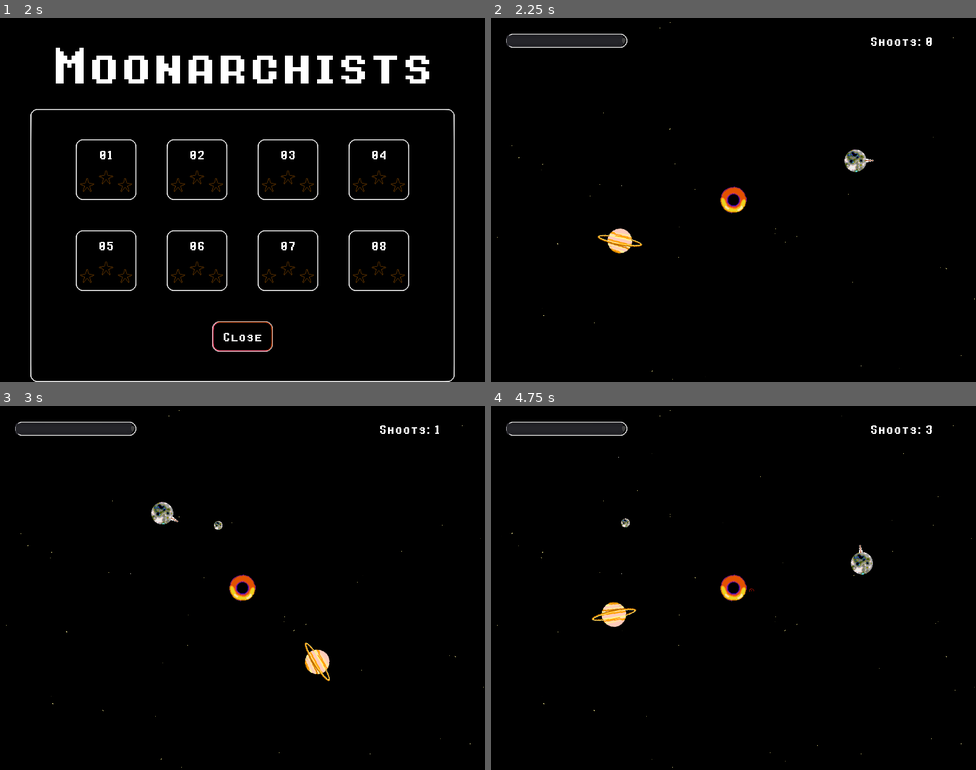
Above: before the commit, frames 1-4 (two rows, left to right).
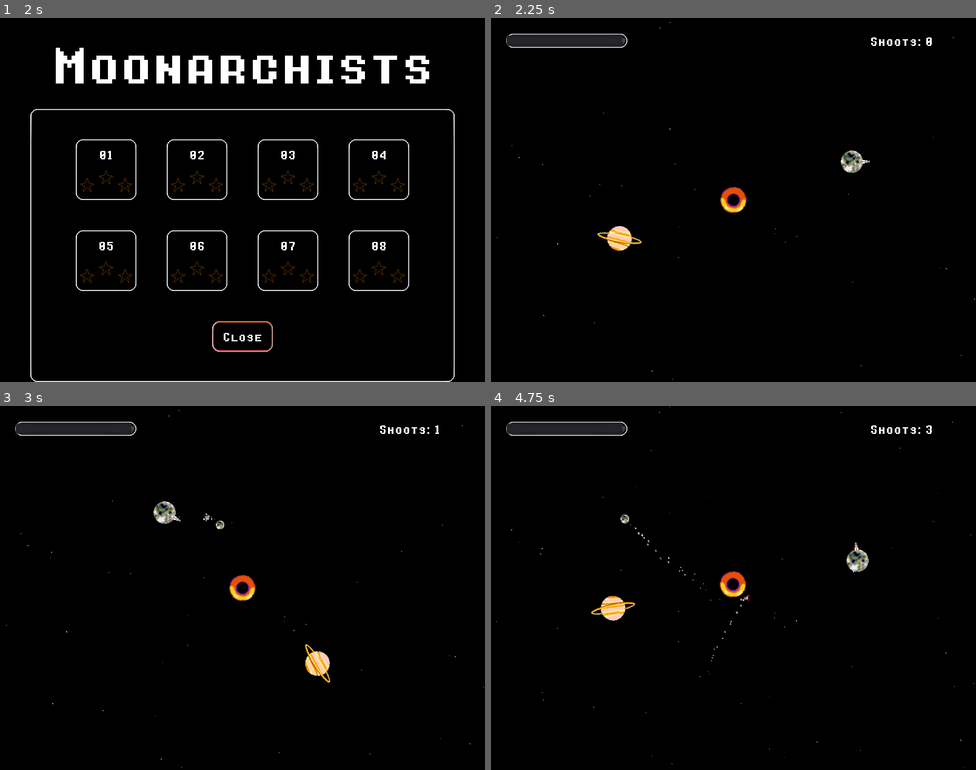
Above: after the commit, the same moments.

Repository: renato-grottesi/moonarchists
Game: Godot game, scene res://Scenes/MainMenu.tscn
Two runs of this game, one before a commit and one after it. Both use one fixed random seed, a clock stepped at 60 frames per second and the inputs below.
Inputs (mouse positions are in pixels of both pictures, inside the frame that each line leads up to):
- Up to frame 1 (2 s): click "Play" at 0.5 s; click "Play" at 1.25 s
- Up to frame 2 (2.25 s): click "01" at 2 s
- Up to frame 3 (3 s): tap Enter at 2.75 s; move the mouse to (349, 569) at 2.77 s; hold Right from 2.78 s (still down); click (349, 569) at 2.92 s
- Up to frame 4 (4.75 s): tap Space at 3.02, 3.77 s; move the mouse to (636, 606) at 3.52 s; release Right at 3.53 s; hold Down 3.53-4.28 s; move the mouse to (782, 507) at 4.27 s; hold Right from 4.28 s (still down)

Frame 1 is identical in both runs. In frame 2, 0.6% of the frame differs, in the area x 21-79%, y 36-65%; in frame 3, 0.5%; in frame 4, 1.1%, in the area x 1-100%, y 0-100%.

Commit message:
screen shake, bullets trails and levels 1-6 ready

Diff:
--- a/Game/Asteroid.gd
+++ b/Game/Asteroid.gd
@@ -2,16 +2,19 @@
 export (float) var speed : float = 1.0
 var explosion_pos = Vector2(0, 0)
 var done = false
+signal damage()
 
 func hit():
-	done = true
-	$Boom.play()
-	explosion_pos = global_position
-	$Sprite.visible = false
-	collision_layer = 0
-	collision_mask = 0
-	$Timer.start()
-	$Explosion.restart()
+	if !done:
+		done = true
+		$Boom.play()
+		explosion_pos = global_position
+		$Sprite.visible = false
+		collision_layer = 0
+		collision_mask = 0
+		$Timer.start()
+		$Explosion.restart()
+		emit_signal("damage")
 	pass
 
 func _on_Timer_timeout():
@@ -21,4 +24,6 @@
 func _process(delta):
 	if done :
 		position = explosion_pos
+	if global_position.length() < 60 :
+		hit()
 	pass
--- a/Game/Asteroid.tscn
+++ b/Game/Asteroid.tscn
@@ -13,6 +13,7 @@
 colors = PoolColorArray( 1, 0, 0, 1, 0.709804, 1, 0, 1 )
 
 [node name="Asteroid" type="StaticBody2D"]
+collision_layer = 0
 script = ExtResource( 1 )
 
 [node name="Shape" type="CollisionShape2D" parent="."]
--- a/Game/Level01.tscn
+++ b/Game/Level01.tscn
@@ -10,11 +10,11 @@
 asteroids_offset = 120
 
 [node name="Moon" parent="." index="4"]
-position = Vector2( 278.275, -2.37842 )
+position = Vector2( 270, 0 )
 impulse0 = Vector2( 0, -500 )
 
 [node name="Saturn" parent="Bodies" index="0" instance=ExtResource( 2 )]
-position = Vector2( -259.188, 5.71323 )
+position = Vector2( -260, 0 )
 impulse0 = Vector2( 0, 500 )
 texture = ExtResource( 4 )
 
--- a/Game/Level02.tscn
+++ b/Game/Level02.tscn
@@ -10,17 +10,17 @@
 next_level = 3
 
 [node name="Moon" parent="." index="4"]
-position = Vector2( -7.55096, 245.407 )
+position = Vector2( 0, 260 )
 impulse0 = Vector2( 400, -100 )
 
 [node name="Terra" parent="Bodies" index="0" instance=ExtResource( 2 )]
-position = Vector2( -218.346, -169.997 )
-impulse0 = Vector2( 0, 500 )
+position = Vector2( -150, -150 )
+impulse0 = Vector2( -250, 500 )
 texture = ExtResource( 4 )
 asteroids_count = 1
 
 [node name="Mars" parent="Bodies" index="1" instance=ExtResource( 2 )]
-position = Vector2( 9.95728, -133.136 )
-impulse0 = Vector2( -500, -100 )
+position = Vector2( 200, -200 )
+impulse0 = Vector2( -500, -500 )
 texture = ExtResource( 5 )
 asteroids_count = 2
--- a/Game/Level03.tscn
+++ b/Game/Level03.tscn
@@ -11,22 +11,22 @@
 next_level = 4
 
 [node name="Moon" parent="." index="4"]
-position = Vector2( 351.121, 9.43872 )
+position = Vector2( 350, 0 )
 impulse0 = Vector2( 200, -600 )
 
 [node name="Terra" parent="Bodies" index="0" instance=ExtResource( 2 )]
-position = Vector2( -218.346, -169.997 )
-impulse0 = Vector2( 0, 500 )
+position = Vector2( -240, -200 )
+impulse0 = Vector2( -200, 500 )
 texture = ExtResource( 4 )
 asteroids_count = 1
 
 [node name="Mars" parent="Bodies" index="1" instance=ExtResource( 2 )]
-position = Vector2( 9.95728, -133.136 )
+position = Vector2( 0, -200 )
 impulse0 = Vector2( -500, -100 )
 texture = ExtResource( 5 )
 asteroids_count = 2
 
 [node name="Efisto" parent="Bodies" index="2" instance=ExtResource( 2 )]
-position = Vector2( -467.643, -34.9733 )
+position = Vector2( -470, 0 )
 impulse0 = Vector2( -500, -800 )
 texture = ExtResource( 6 )
--- a/Game/Level04.tscn
+++ b/Game/Level04.tscn
@@ -11,23 +11,23 @@
 next_level = 5
 
 [node name="Moon" parent="." index="4"]
-position = Vector2( 351.121, 9.43872 )
+position = Vector2( 350, 0 )
 impulse0 = Vector2( 200, -600 )
 
 [node name="Moon" parent="Bodies" index="0" instance=ExtResource( 2 )]
-position = Vector2( -218.346, -169.997 )
+position = Vector2( -220, -170 )
 impulse0 = Vector2( 0, 500 )
 texture = ExtResource( 3 )
 friendly = true
 
 [node name="Efisto" parent="Bodies" index="1" instance=ExtResource( 2 )]
-position = Vector2( 9.95728, -133.136 )
+position = Vector2( 0, -180 )
 impulse0 = Vector2( -500, -100 )
 texture = ExtResource( 6 )
 asteroids_count = 2
 
 [node name="Saturn" parent="Bodies" index="2" instance=ExtResource( 2 )]
-position = Vector2( -282.646, 55.8435 )
+position = Vector2( -280, 60 )
 impulse0 = Vector2( -500, -800 )
 texture = ExtResource( 4 )
 
--- a/Game/Level06.tscn
+++ b/Game/Level06.tscn
@@ -1,41 +1,35 @@
-[gd_scene load_steps=6 format=2]
+[gd_scene load_steps=5 format=2]
 
 [ext_resource path="res://Game/Universe.tscn" type="PackedScene" id=1]
 [ext_resource path="res://Game/NeutralMoon.tscn" type="PackedScene" id=2]
 [ext_resource path="res://Sprites/moon.png" type="Texture" id=3]
-[ext_resource path="res://Sprites/saturn.png" type="Texture" id=4]
 [ext_resource path="res://Sprites/efisto.png" type="Texture" id=6]
 
 [node name="Level06" instance=ExtResource( 1 )]
 current_level = 6
 next_level = 7
+asteroids_count = 7
 
 [node name="Moon" parent="." index="4"]
-position = Vector2( 351.121, 9.43872 )
-impulse0 = Vector2( 200, -600 )
+position = Vector2( -150, 0 )
+impulse0 = Vector2( 20, 200 )
 
 [node name="Moon" parent="Bodies" index="0" instance=ExtResource( 2 )]
-position = Vector2( -218.346, -169.997 )
-impulse0 = Vector2( 0, 500 )
+position = Vector2( -350, -350 )
+impulse0 = Vector2( 1000, -250 )
 texture = ExtResource( 3 )
 friendly = true
 
-[node name="Saturn" parent="Bodies" index="1" instance=ExtResource( 2 )]
-position = Vector2( 9.95728, -133.136 )
-impulse0 = Vector2( -500, -100 )
-texture = ExtResource( 4 )
-
-[node name="Efisto" parent="Bodies" index="2" instance=ExtResource( 2 )]
-position = Vector2( -282.646, 55.8435 )
-impulse0 = Vector2( -500, -800 )
+[node name="Efisto" parent="Bodies" index="1" instance=ExtResource( 2 )]
+position = Vector2( -350, 0 )
+impulse0 = Vector2( -300, -900 )
 texture = ExtResource( 6 )
-
-[node name="Opening" parent="HUD" index="3"]
-visible = true
 
 [node name="Label" parent="HUD/Opening" index="0"]
 text = "
-There is another rougue moon
-in this planetary system.
+You are trapped inside
+an asteroids belt!
 
-Be carefull and do not break it!"
+I only see two ways out of here:
+hit yourself to gain speed,
+or slingshot your shoots."
--- a/Game/MassBullet.gd
+++ b/Game/MassBullet.gd
@@ -4,6 +4,7 @@
 var asteroid_texture = preload("res://Sprites/asteroid.png")
 const Asteroid = preload("res://Game/Asteroid.gd")
 export (bool) var is_asteroid : bool = false
+signal damage()
 
 func _ready():
 	if !is_asteroid:
@@ -34,4 +35,5 @@
 	collision_mask = 0
 	$Timer.start()
 	$Explosion.restart()
+	emit_signal("damage")
 	pass
--- a/Game/MassBullet.tscn
+++ b/Game/MassBullet.tscn
@@ -1,9 +1,10 @@
-[gd_scene load_steps=8 format=2]
+[gd_scene load_steps=10 format=2]
 
 [ext_resource path="res://Sprites/moon.png" type="Texture" id=1]
 [ext_resource path="res://Game/MassBullet.gd" type="Script" id=2]
 [ext_resource path="res://Sounds/explosion.wav" type="AudioStream" id=3]
 [ext_resource path="res://Sounds/shoot.wav" type="AudioStream" id=4]
+[ext_resource path="res://Sprites/asteroid.png" type="Texture" id=5]
 
 [sub_resource type="CircleShape2D" id=1]
 
@@ -12,6 +13,9 @@
 
 [sub_resource type="Gradient" id=3]
 colors = PoolColorArray( 1, 0, 0, 1, 1, 0.866667, 0, 1 )
+
+[sub_resource type="Curve" id=4]
+_data = [ Vector2( 0, 0 ), 0.0, 0.0, 0, 0, Vector2( 0.123506, 0.168182 ), 0.0, 0.0, 0, 0, Vector2( 1, 0 ), 0.0, 0.0, 0, 0 ]
 
 [node name="MassBullet" type="RigidBody2D"]
 contacts_reported = 1000
@@ -51,5 +55,28 @@
 
 [node name="ShootSound" type="AudioStreamPlayer" parent="."]
 stream = ExtResource( 4 )
+
+[node name="Trail" type="CPUParticles2D" parent="."]
+amount = 32
+lifetime = 0.5
+preprocess = 10.0
+randomness = 1.0
+local_coords = false
+texture = ExtResource( 5 )
+direction = Vector2( 0, 0 )
+spread = 180.0
+gravity = Vector2( 0, 0 )
+initial_velocity = 50.0
+initial_velocity_random = 1.0
+angular_velocity_random = 1.0
+orbit_velocity_random = 1.0
+linear_accel_random = 1.0
+radial_accel_random = 1.0
+tangential_accel_random = 1.0
+damping = 10.39
+damping_random = 1.0
+angle_random = 0.84
+scale_amount_random = 0.79
+scale_amount_curve = SubResource( 4 )
 [connection signal="body_entered" from="." to="." method="_on_MassBullet_body_entered"]
 [connection signal="timeout" from="Timer" to="." method="_on_Timer_timeout"]
--- a/Game/Moon.gd
+++ b/Game/Moon.gd
@@ -3,6 +3,7 @@
 signal shoot(moon_speed)
 signal destroyed()
 signal heath(health)
+signal damage()
 
 export (Vector2) var impulse0 : Vector2 = Vector2(0, 0)
 
@@ -45,6 +46,7 @@
 	if body is MassBullet:
 		health -= 25;
 		emit_signal("heath", health)
+		emit_signal("damage")
 	else:
 		health = 0;
 	if health < 1:
--- a/Game/NeutralMoon.gd
+++ b/Game/NeutralMoon.gd
@@ -4,6 +4,8 @@
 export (Resource) var texture
 export (bool) var friendly : bool = false
 export (int) var asteroids_count : int = 0
+
+signal damage()
 
 var asteroid_scene = preload("res://Game/Asteroid.tscn")
 const Asteroid = preload("res://Game/Asteroid.gd")
@@ -25,8 +27,12 @@
 		var pos = Vector2( offset*sin(rad), offset*cos(rad))
 		asteroid.position = pos + global_position
 		asteroid.speed = rng.randf_range(0, 2) + 1
+		asteroid.connect("damage", self, "on_asteroid_damage")
 		$Satellites.add_child(asteroid);
 	pass
+
+func on_asteroid_damage():
+	emit_signal("damage")
 
 func _physics_process(delta):
 	for S in $Satellites.get_children():
@@ -36,6 +42,7 @@
 	last_pos = global_position
 
 func _on_NeutralMoon_body_entered(body):
+	emit_signal("damage")
 	if body is Asteroid:
 		body.hit()
 	pass
--- a/Game/Universe.gd
+++ b/Game/Universe.gd
@@ -29,6 +29,8 @@
 		var pos = Vector2( offset*sin(rad), offset*cos(rad))
 		asteroid.position = pos
 		$Asteroids.add_child(asteroid);
+	for B in $Bodies.get_children():
+		B.connect("damage", self, "shake_it")
 	pass
 
 func _process(delta):
@@ -42,6 +44,7 @@
 		if l < 60.0:
 			$ExplosionSound.play()
 			B.queue_free();
+			shake_it()
 			if B.friendly :
 				game_over = true
 				$HUD/Lost.popup()
@@ -50,6 +53,13 @@
 			game_over = true
 			$HUD/Victory/Star1.set_texture(star_texture)
 			$HUD/Victory.popup()
+
+	var shake_amount = 10 * $Camera/Shake.time_left
+	$Camera.set_offset(Vector2( \
+		rand_range(-1.0, 1.0) * shake_amount, \
+		rand_range(-1.0, 1.0) * shake_amount \
+	))
+
 	pass
 
 func _physics_process(delta):
@@ -74,6 +84,7 @@
 		var mass_bullet_instance = mass_bullet_scene.instance();
 		mass_bullet_instance.position = $Moon.position + moon_speed
 		mass_bullet_instance.linear_velocity = moon_speed * 10
+		mass_bullet_instance.connect("damage", self, "shake_it")
 		$Bullets.add_child(mass_bullet_instance);
 		shoots += 1;
 		$HUD/Score.text = "Shoots: " + String(shoots)
@@ -142,3 +153,7 @@
 		Global.level_status[current_level-1] = 5
 	Global.goto_scene(Global.levels[current_level])
 	pass
+
+func shake_it():
+	$Camera/Shake.start()
+	pass
--- a/Game/Universe.tscn
+++ b/Game/Universe.tscn
@@ -49,6 +49,9 @@
 anchor_mode = 0
 current = true
 
+[node name="Shake" type="Timer" parent="Camera"]
+one_shot = true
+
 [node name="Moon" parent="." instance=ExtResource( 10 )]
 
 [node name="CenterOfMass" type="StaticBody2D" parent="."]
@@ -275,6 +278,7 @@
 stream = ExtResource( 9 )
 volume_db = -12.0
 pitch_scale = 0.75
+[connection signal="damage" from="Moon" to="." method="shake_it"]
 [connection signal="destroyed" from="Moon" to="." method="_on_Moon_destroyed"]
 [connection signal="heath" from="Moon" to="." method="_on_Moon_heath"]
 [connection signal="shoot" from="Moon" to="." method="_on_Moon_shoot"]
